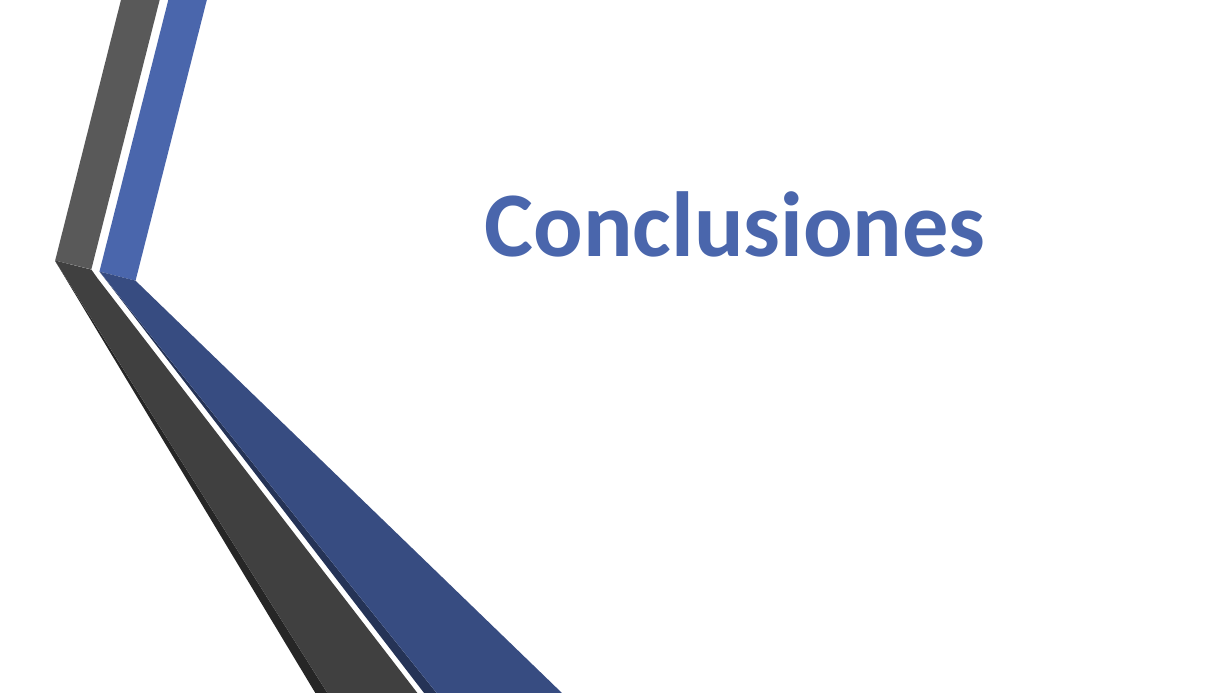
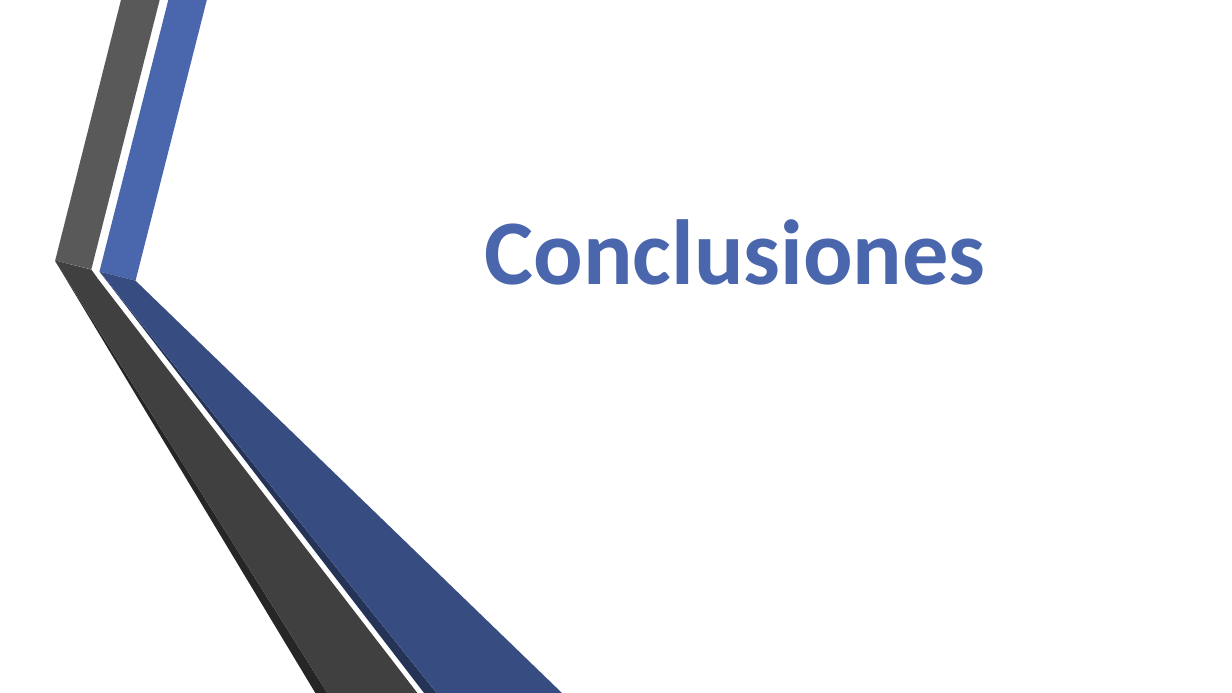
Before and after one commit to fge23/Sistema-VASPA, a slide deck: slide 27 of Presentaciones/Presentación VASPA - Diciembre 2020 - Examen Final/Presentación VASPA - Diciembre 2020 - Examen Final.pptx (slide 28 before the commit). Drawn at 1232x693 pixels with LibreOffice and Linux fonts; fonts in the diff are those of the drawing; background and template pictures are left out. Boxes give left, top, right and bottom in pixels: in the first picture for what was removed or moved away, otherwise in the second. Text is boxed around its words. In the diff, an @@ line names an element or a change of style, - is before the commit and + after.

```diff
--- a/Presentaciones/Presentación VASPA - Diciembre 2020 - Examen Final/Presentación VASPA - Diciembre 2020 - Examen Final.pptx
+++ b/Presentaciones/Presentación VASPA - Diciembre 2020 - Examen Final/Presentación VASPA - Diciembre 2020 - Examen Final.pptx
@@ text "Conclusiones" moved from (x1=485, y1=191, x2=986, y2=257) to (x1=485, y1=219, x2=986, y2=285) @@
```
Also in this commit, not shown: 4 other slides changed, 2 slides added, 3 slides removed.
